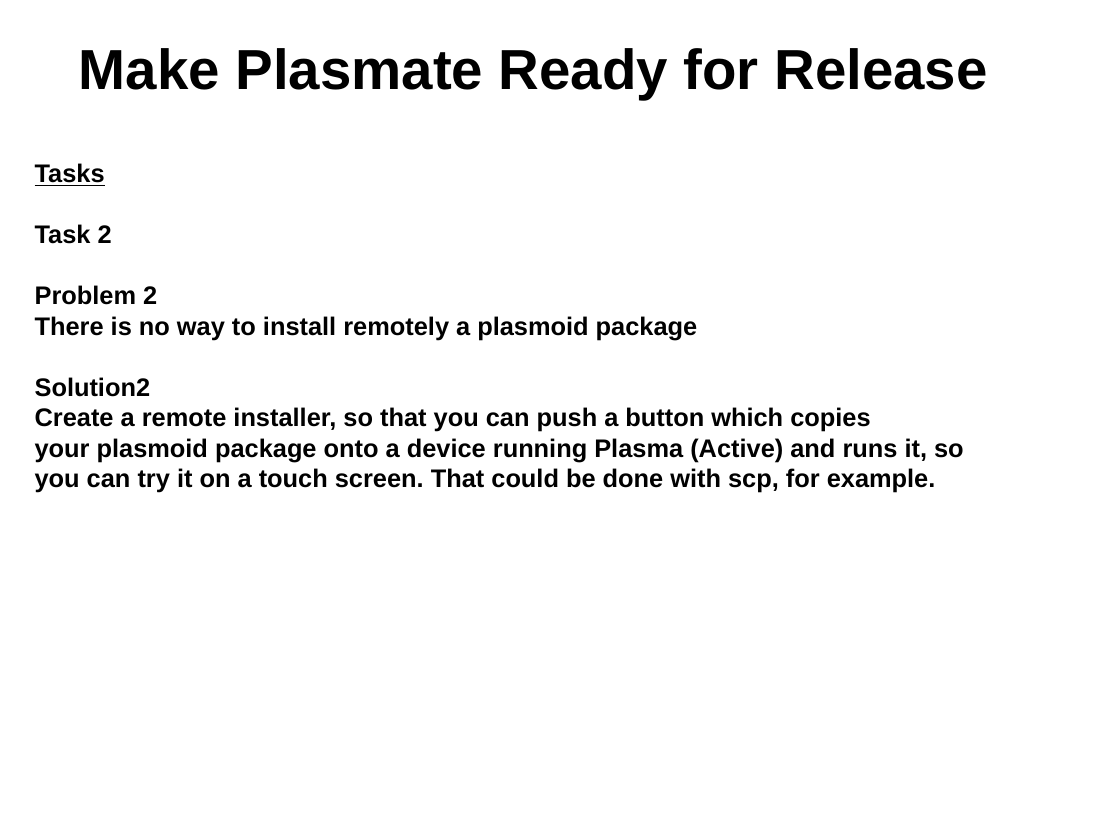
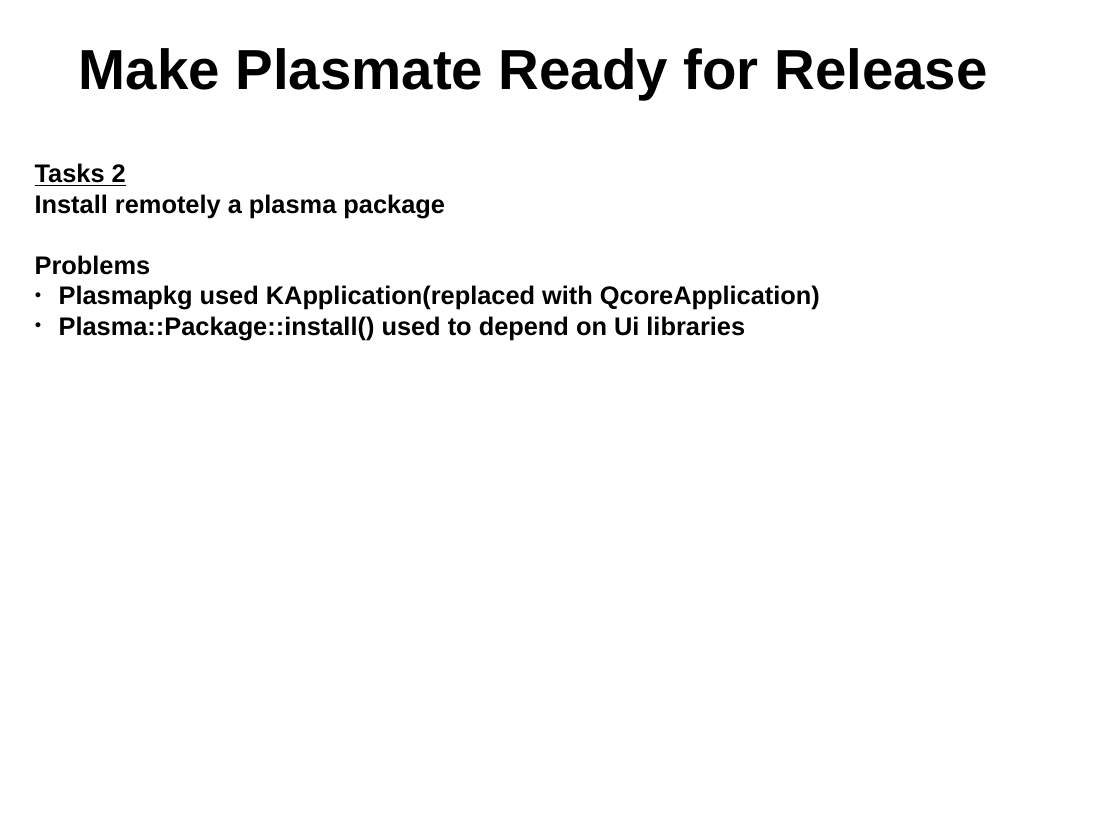
Before and after one commit to gtsiap/presenations, a slide deck: slide 9 of openSUSE gr Summer Camp 2012/plasmate.odp. Drawn at 1120x840 pixels with LibreOffice and Linux fonts; fonts in the diff are those of the drawing; background and template pictures are left out. Boxes give left, top, right and bottom in pixels: in the first picture for what was removed or moved away, otherwise in the second. Text is boxed around its words. In the diff, an @@ line names an element or a change of style, - is before the commit and + after.

Commit message:
Finish the slides regarding the gsoc project "Make Plasmate ready for release"

```diff
--- a/openSUSE gr Summer Camp 2012/plasmate.odp
+++ b/openSUSE gr Summer Camp 2012/plasmate.odp
@@ text at bbox=[35, 163, 820, 340]: text changed @@
-Tasks
-Task 2
-Problem 2
-There is no way to install remotely a plasmoid package
-Solution2
-Create a remote installer, so that you can push a button which copies
-your plasmoid package onto a device running Plasma (Active) and runs it, so
-you can try it on a touch screen. That could be done with scp, for example.
+Tasks 2
+Install remotely a plasma package
+Problems
+● Plasmapkg used KApplication(replaced with QcoreApplication)
+● Plasma::Package::install() used to depend on Ui libraries
```
Also in this commit, not shown: 7 other slides changed.
